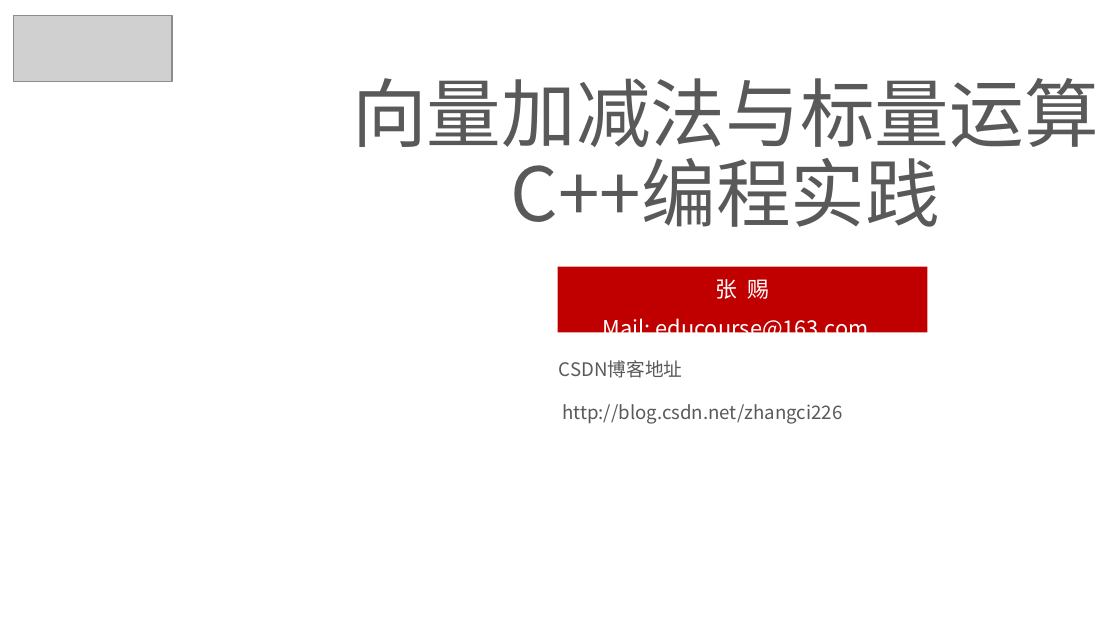
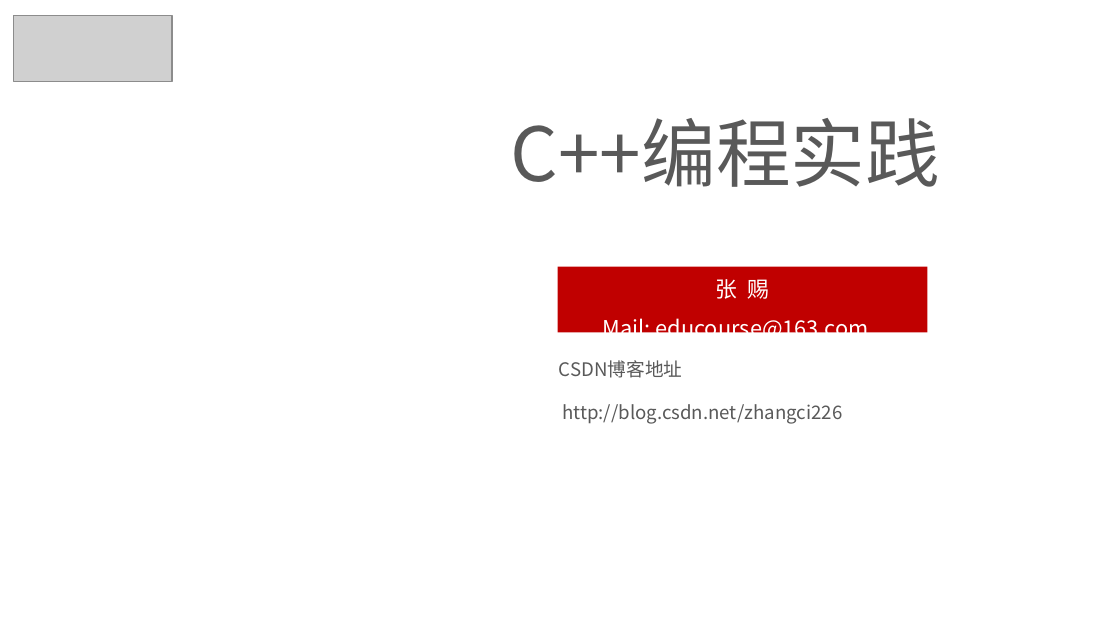
Before and after one commit to 0000duck/ComputerGraphicsBasics, a slide deck: slide 1 of PPT/C++练习.pptx. Drawn at 1120x630 pixels with LibreOffice and Linux fonts; fonts in the diff are those of the drawing; grey boxes stand for pictures; background and template pictures are left out. Boxes give left, top, right and bottom in pixels: in the first picture for what was removed or moved away, otherwise in the second. Text is boxed around its words. In the diff, an @@ line names an element or a change of style, - is before the commit and + after.

```diff
--- a/PPT/C++练习.pptx
+++ b/PPT/C++练习.pptx
@@ text at [352, 78, 1099, 160]: paragraph removed @@
-向量加减法与标量运算
```
Also in this commit, not shown: 4 slides added, 1 other file.
